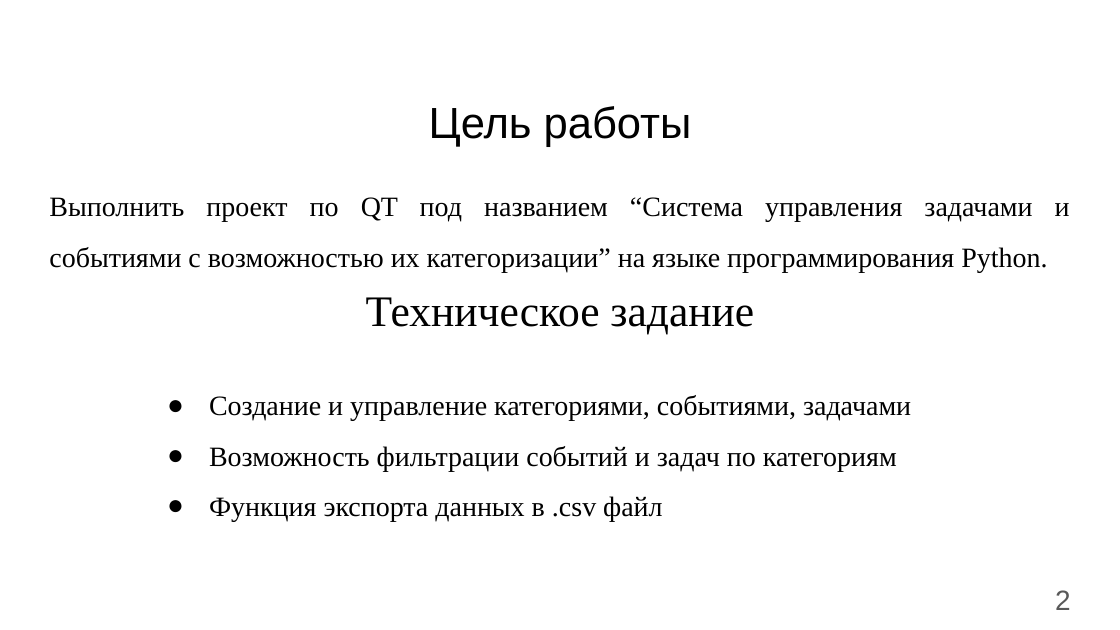
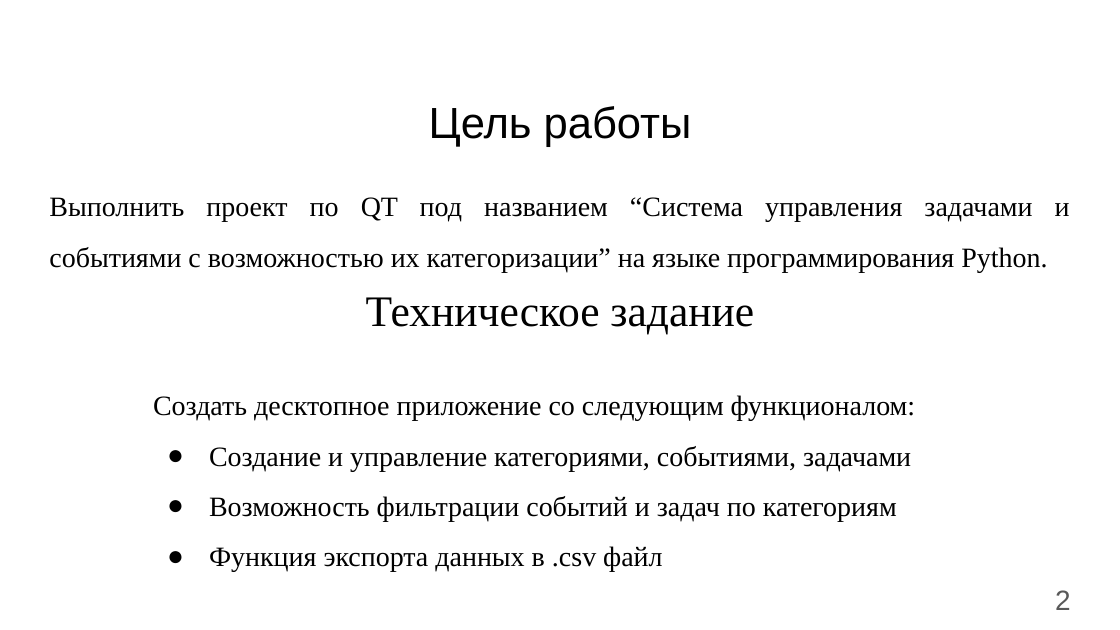
Before and after one commit to SutsuraGod/To-Do-List, a slide deck: slide 2 of Информация о программе/Презентация.pptx. Drawn at 1120x630 pixels with LibreOffice and Linux fonts; fonts in the diff are those of the drawing. Boxes give left, top, right and bottom in pixels: in the first picture for what was removed or moved away, otherwise in the second. Text is boxed around its words. In the diff, an @@ line names an element or a change of style, - is before the commit and + after.

```diff
--- a/Информация о программе/Презентация.pptx
+++ b/Информация о программе/Презентация.pptx
@@ text at <box>153,395,915,421</box>: paragraph added @@
+Создать десктопное приложение со следующим функционалом:
```
Also in this commit, not shown: 1 other slide changed, 3 other files.
